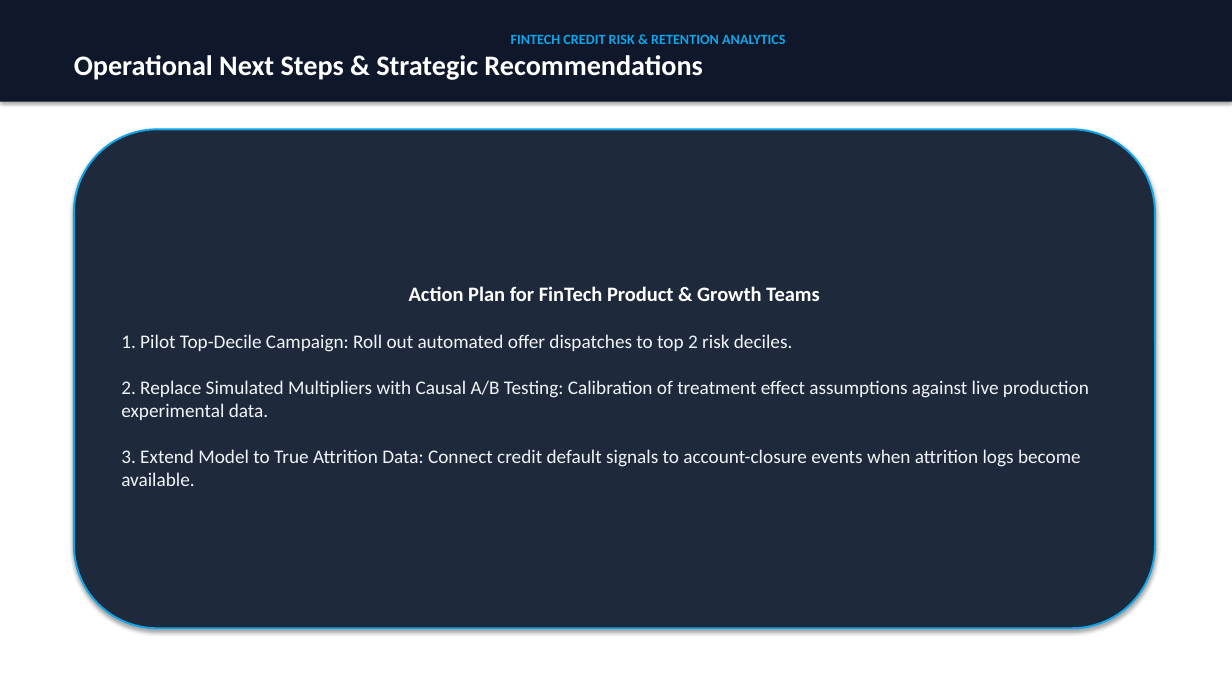
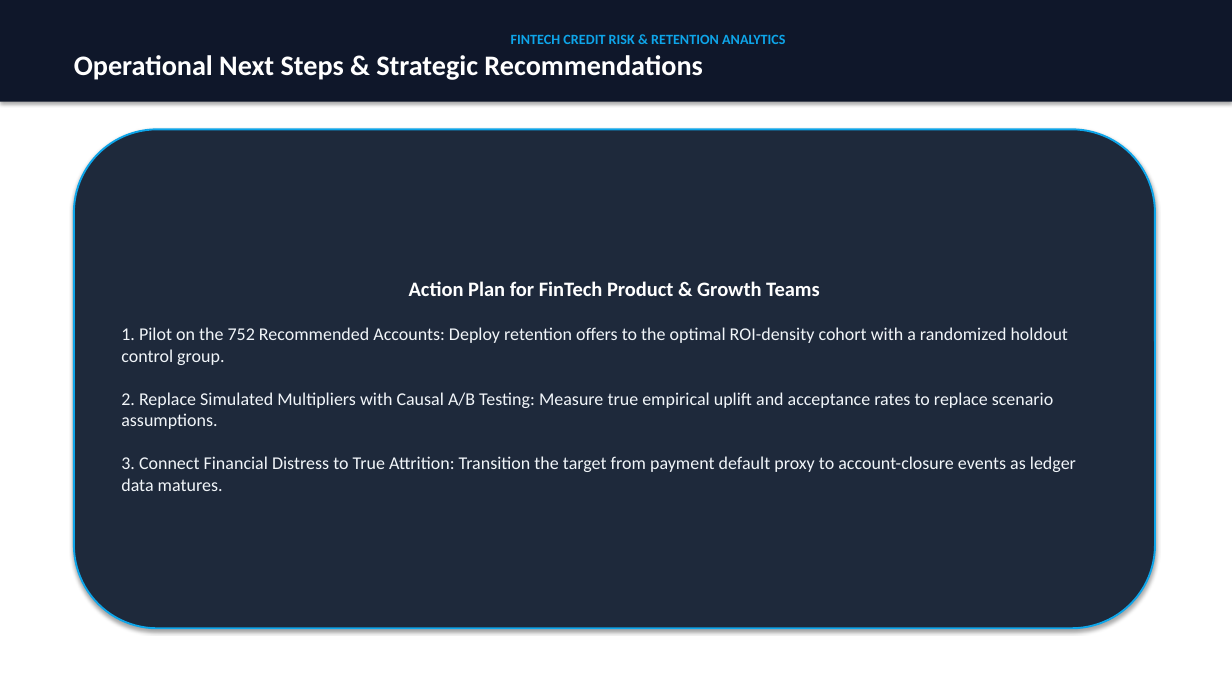
Before and after one commit to PriyankaHichkad/Fintech-Customer-Churn-Analytics, a slide deck: slide 7 of exports/FinTech_Churn_Retention_Strategy.pptx. Drawn at 1232x693 pixels with LibreOffice and Linux fonts; fonts in the diff are those of the drawing. Boxes give left, top, right and bottom in pixels: in the first picture for what was removed or moved away, otherwise in the second. Text is boxed around its words. In the diff, an @@ line names an element or a change of style, - is before the commit and + after.

```diff
--- a/exports/FinTech_Churn_Retention_Strategy.pptx
+++ b/exports/FinTech_Churn_Retention_Strategy.pptx
@@ text in rounded rectangle at (121,327,1076,491): text changed; size 15 to 14 pt @@
-1. Pilot Top-Decile Campaign: Roll out automated offer dispatches to top 2 risk deciles.
-2. Replace Simulated Multipliers with Causal A/B Testing: Calibration of treatment effect assumptions against live production experimental data.
-3. Extend Model to True Attrition Data: Connect credit default signals to account-closure events when attrition logs become available.
+1. Pilot on the 752 Recommended Accounts: Deploy retention offers to the optimal ROI-density cohort with a randomized holdout control group.
+2. Replace Simulated Multipliers with Causal A/B Testing: Measure true empirical uplift and acceptance rates to replace scenario assumptions.
+3. Connect Financial Distress to True Attrition: Transition the target from payment default proxy to account-closure events as ledger data matures.
```
Also in this commit, not shown: 10 other files.
